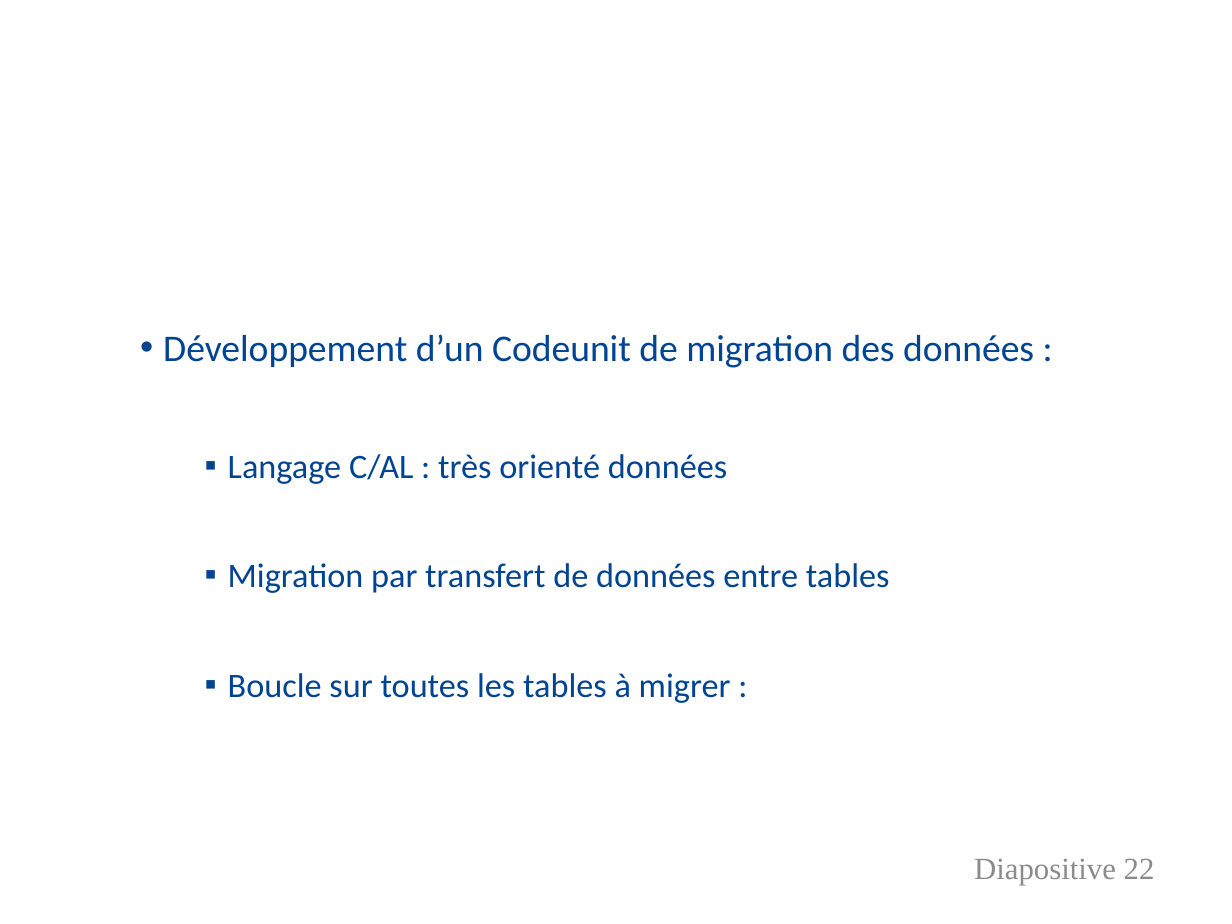
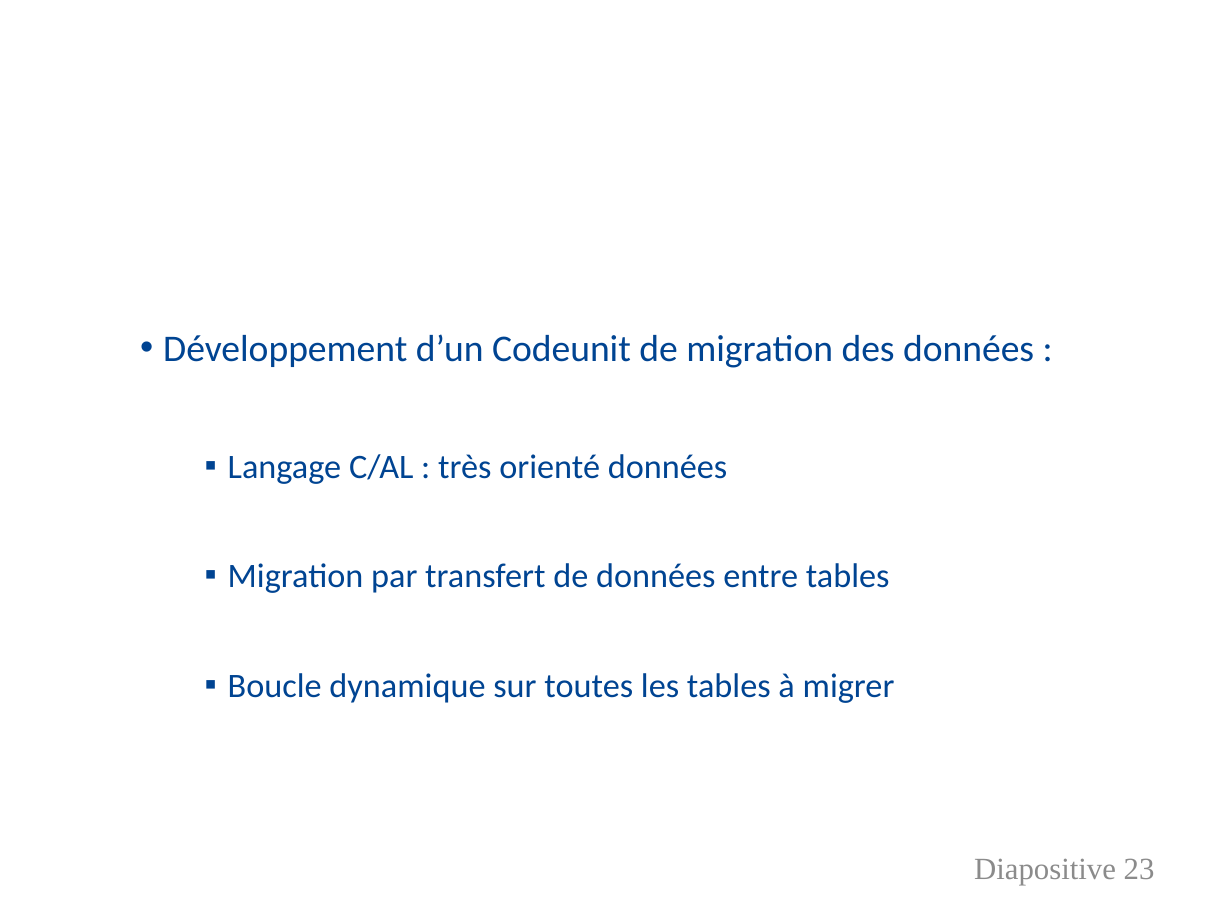
Before and after one commit to FlorentALAPETITE/Rapport_Stage_2017, a slide deck: slide 23 of Soutenance_Stage.pptx (slide 22 before the commit). Drawn at 1232x924 pixels with LibreOffice and Linux fonts; fonts in the diff are those of the drawing; background and template pictures are left out. Boxes give left, top, right and bottom in pixels: in the first picture for what was removed or moved away, otherwise in the second. Text is boxed around its words. In the diff, an @@ line names an element or a change of style, - is before the commit and + after.

```diff
--- a/Soutenance_Stage.pptx
+++ b/Soutenance_Stage.pptx
@@ text at <box>228,673,895,703</box>: text changed @@
-  ▪ Boucle sur toutes les tables à migrer :
+  ▪ Boucle dynamique sur toutes les tables à migrer
@@ page number at <box>974,858,1155,885</box>: text changed @@
-Diapositive 22
+Diapositive 23
```
Also in this commit, not shown: 2 other slides changed, 2 slides added, 1 other file.
